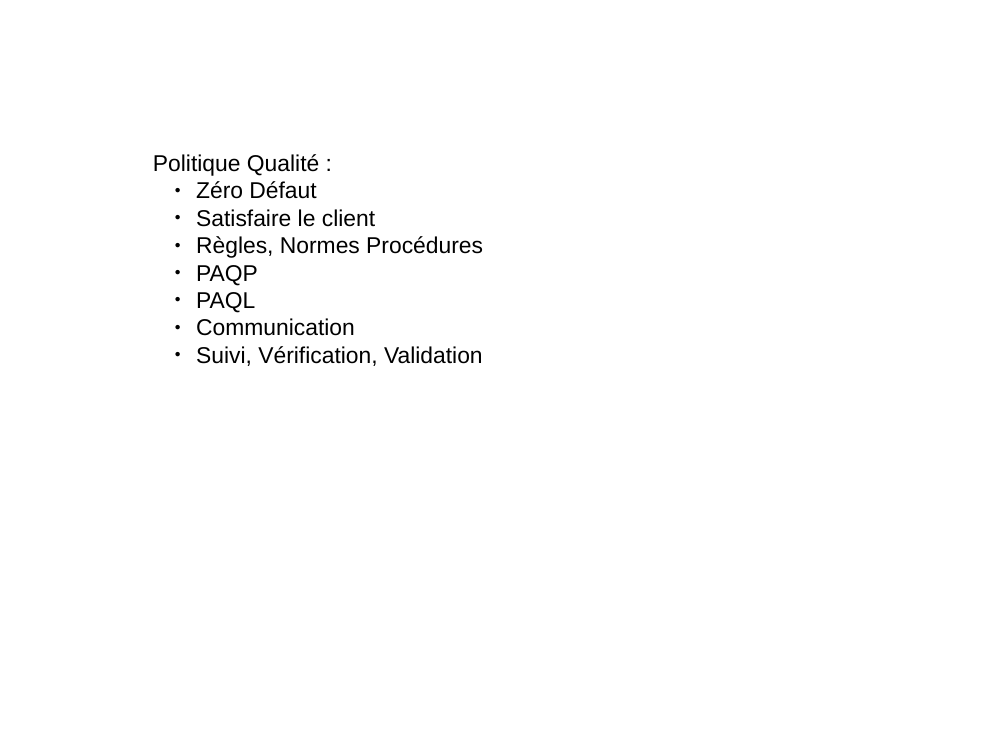
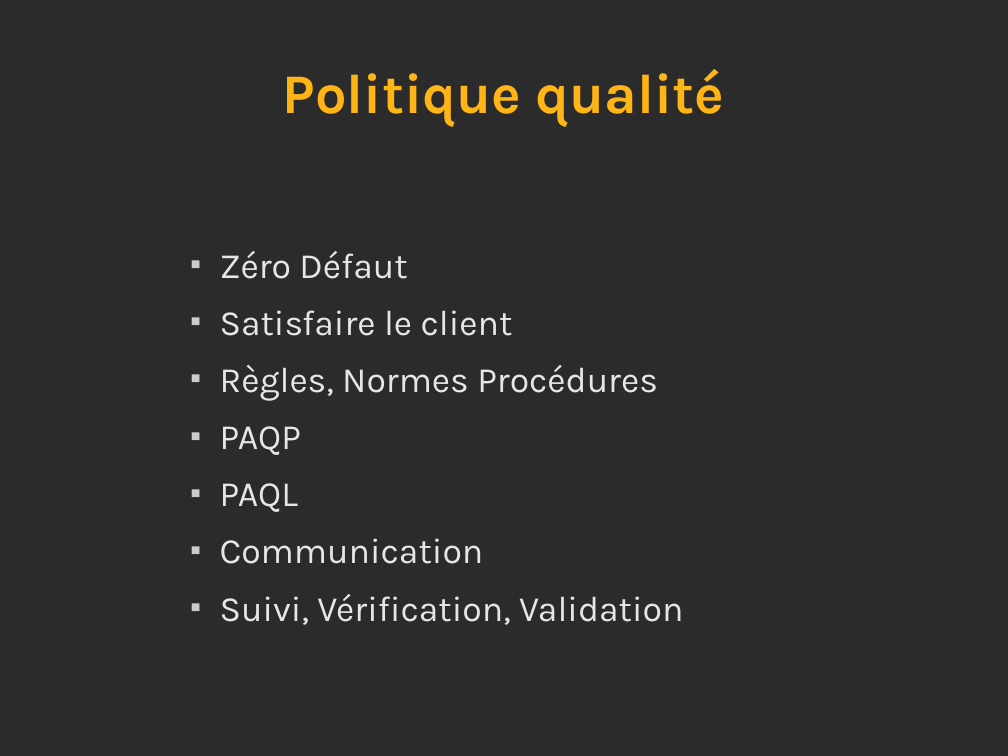
Before and after one commit to leandromattioli/projetIngenierie, a slide deck: slide 1 of presentation/Pres Stef.odp. Drawn at 1008x756 pixels with LibreOffice and Linux fonts; fonts in the diff are those of the drawing; background and template pictures are left out; a plain dark background stands for a picture behind light text. Boxes give left, top, right and bottom in pixels: in the first picture for what was removed or moved away, otherwise in the second. Text is boxed around its words. In the diff, an @@ line names an element or a change of style, - is before the commit and + after.

```diff
--- a/presentation/Pres Stef.odp
+++ b/presentation/Pres Stef.odp
@@ background #FFFFFF to picture (left out) @@
@@ title added at bbox=[283, 69, 724, 127], 44 pt, text #FFB515, bold @@
+Politique qualité
@@ text "Zéro Défaut": place and size @@
-text "Zéro Défaut" at bbox=[153, 154, 483, 366]
+text "Zéro Défaut" at bbox=[220, 251, 683, 625]
@@ text "Zéro Défaut" at bbox=[220, 251, 683, 625]: size 18 to 28 pt, font Arial to Karla, text colour #000000 to #E6E6E6; bullet ● to ■; more space between paragraphs; bullet colour #000000 to #CCCCCC @@
@@ text at bbox=[153, 154, 319, 176]: paragraph removed @@
-Politique Qualité :
```
Also in this commit, not shown: 1 slide removed, 1 other file.
